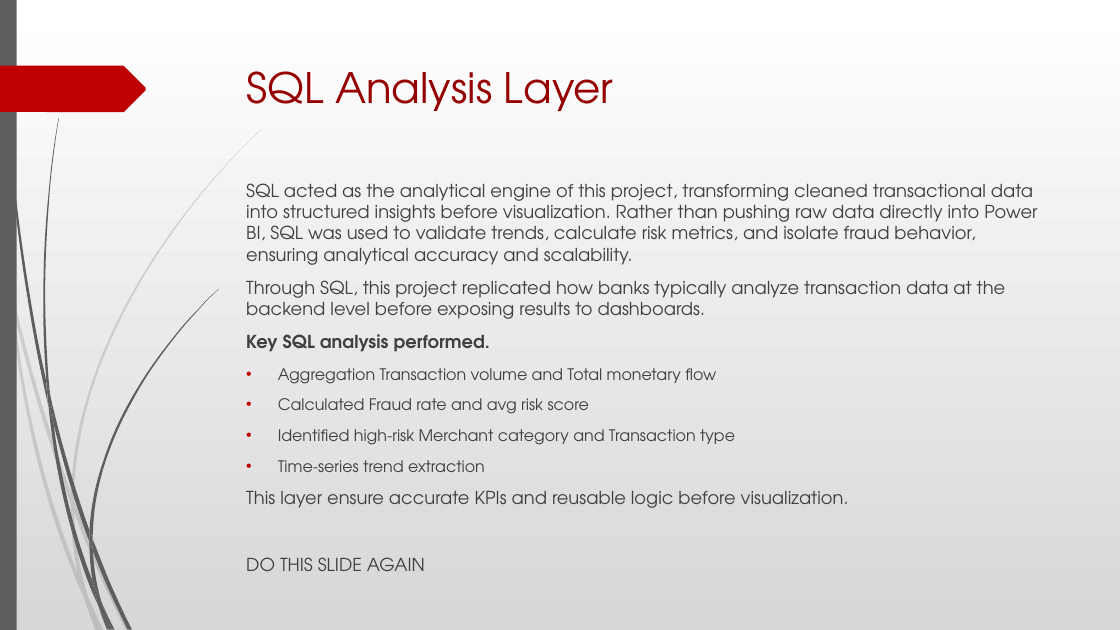
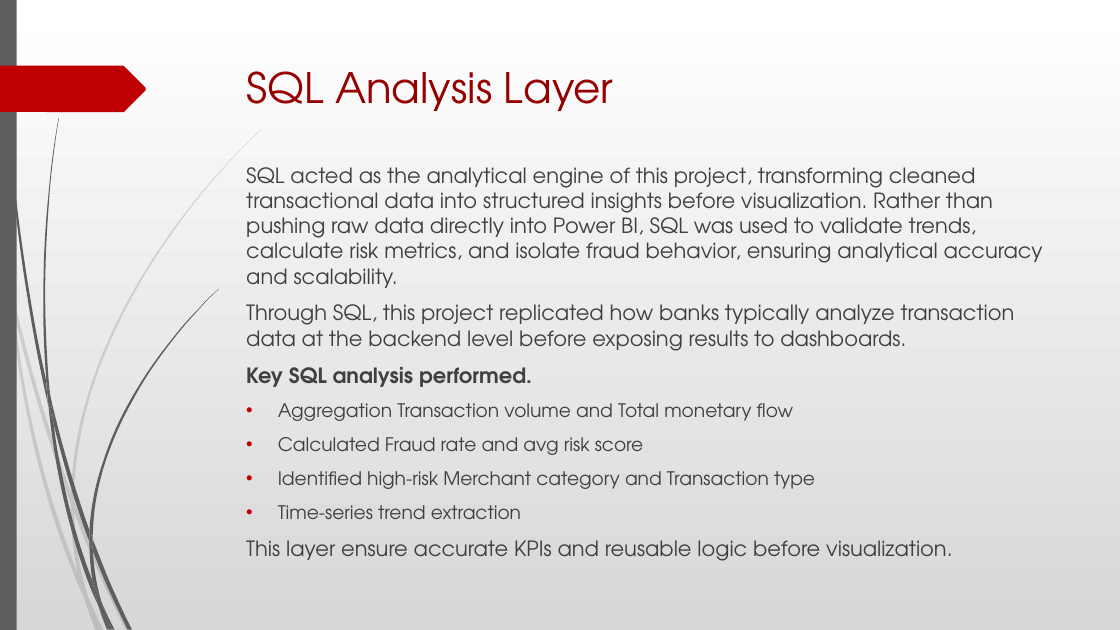
Before and after one commit to Garvdudy/ETL-Banking-Transactions-Combined-Pipeline-Project, a slide deck: slide 8 of Global Banking Fraud Detection & Risk Analysis Presentation.pptx. Drawn at 1120x630 pixels with LibreOffice and Linux fonts; fonts in the diff are those of the drawing. Boxes give left, top, right and bottom in pixels: in the first picture for what was removed or moved away, otherwise in the second. Text is boxed around its words. In the diff, an @@ line names an element or a change of style, - is before the commit and + after.

Commit message:
Updating Final Project Presentation Report

```diff
--- a/Global Banking Fraud Detection & Risk Analysis Presentation.pptx
+++ b/Global Banking Fraud Detection & Risk Analysis Presentation.pptx
@@ text at (246,167,1043,561): paragraph removed @@
-DO THIS SLIDE AGAIN
@@ text "SQL acted as the analytical ...": place and size @@
-text "SQL acted as the analytical ..." at (246,183,1037,508)
+text "SQL acted as the analytical ..." at (246,167,1043,561)
@@ text "SQL acted as the analytical ..." at (246,167,1043,561): size 15.3 to 18 pt in "SQL acted as the analytical engine of ...", "Through SQL, this project replicated how banks ...", "Key SQL analysis performed.", "This layer ensure accurate KPIs and reusable ..."; size 13.6 to 16 pt in "Aggregation Transaction volume and Total monetary flow", "Calculated Fraud rate and avg risk score", "Identified high-risk Merchant category and Transaction type", "Time-series trend extraction" @@
```
Also in this commit, not shown: 1 other slide changed, 1 slide added.
